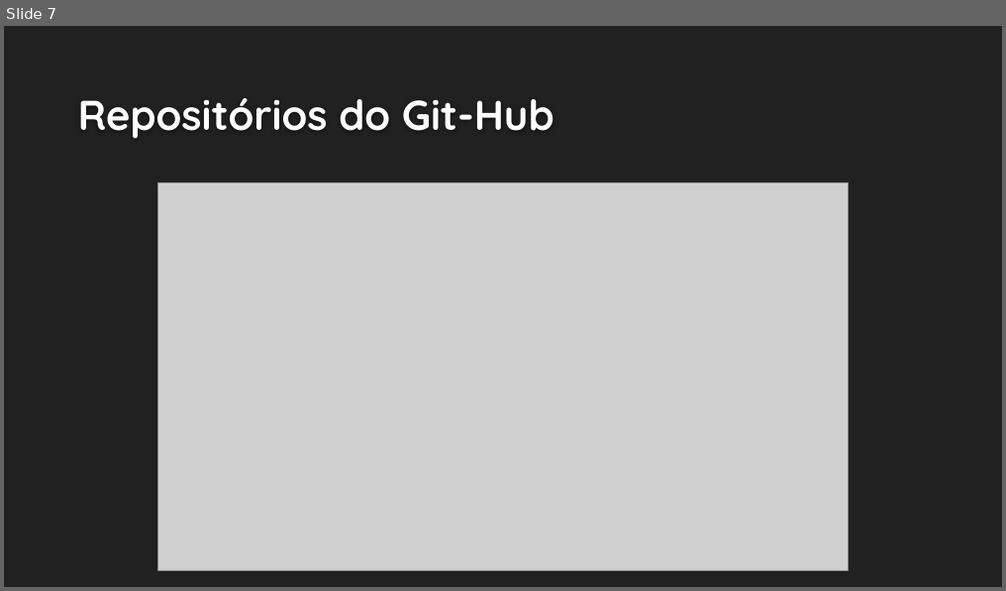
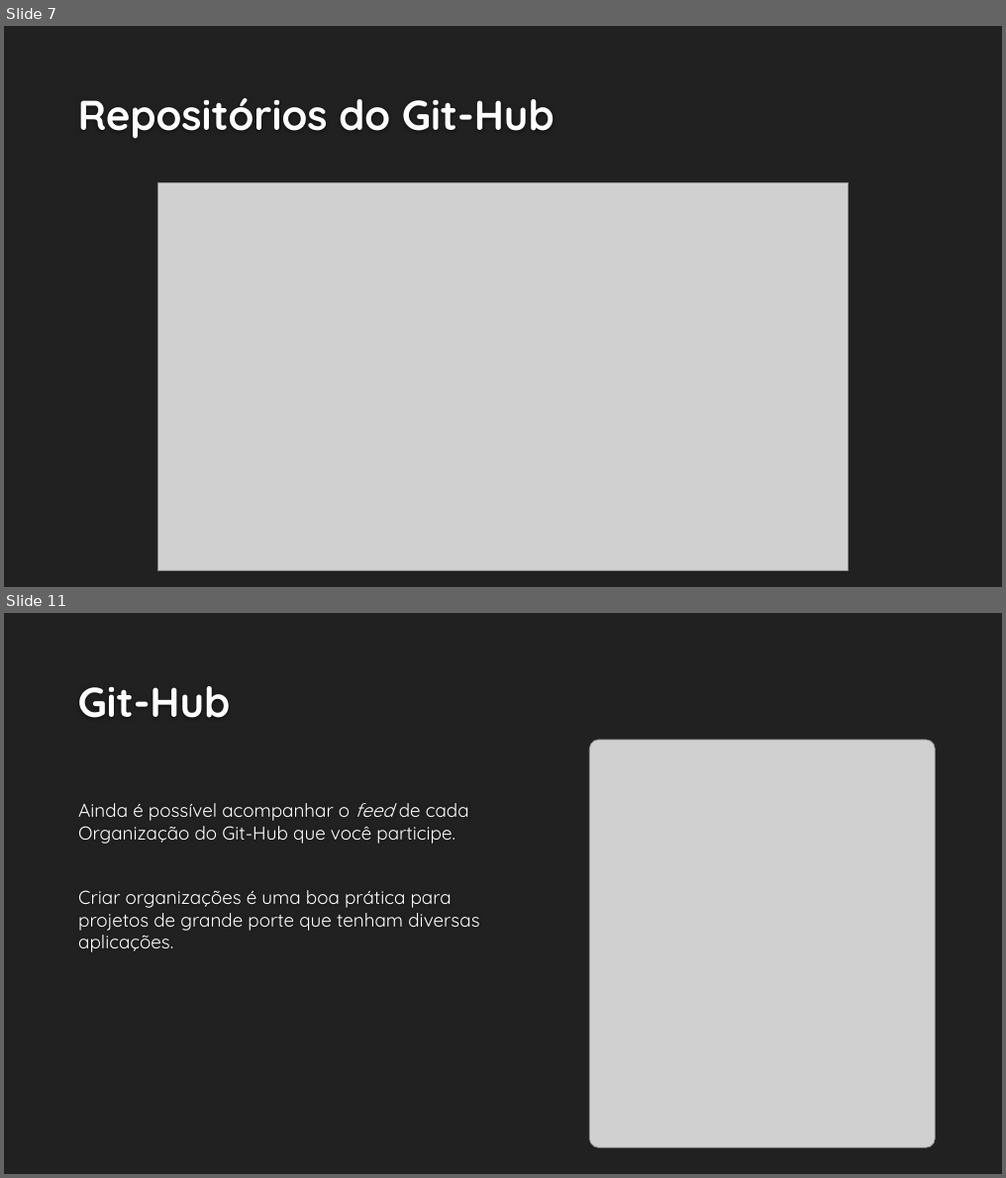
Before and after one commit to RecodeJr/GitHub-Professional, a slide deck: Git-GitHub/Git & Git-Hub – Aprimorando o conhecimento.pptx. Shown one above the other, each under a label of ours: slide 7 before the commit, slides 7 and 11 after it; the slides between them are not shown. The pictures are 1006x591 and 1006x1178 pixels, drawn with LibreOffice and Linux fonts; fonts in the diff are those of the drawing; grey boxes stand for pictures; background and template pictures are left out. Boxes give left, top, right and bottom in pixels: in the first picture for what was removed or moved away, otherwise in the second. Text is boxed around its words. In the diff, an @@ line names an element or a change of style, - is before the commit and + after.

```diff
--- a/Git-GitHub/Git & Git-Hub – Aprimorando o conhecimento.pptx
+++ b/Git-GitHub/Git & Git-Hub – Aprimorando o conhecimento.pptx
@@ slide 11 added at [4,613,1002,1174], background #212121 @@
@@ title added at [78,686,231,718], 40 pt, text #FEFEFE, bold @@
+Git-Hub
@@ picture added at [589,740,936,1149] @@
@@ text added at [78,803,479,953], 18 pt, text #FFFFFF @@
+Ainda é possível acompanhar o feed de cada Organização do Git-Hub que você participe.
+Criar organizações é uma boa prática para projetos de grande porte que tenham diversas aplicações.
```
Also in this commit, not shown: 4 slides changed, 3 other slides added.
